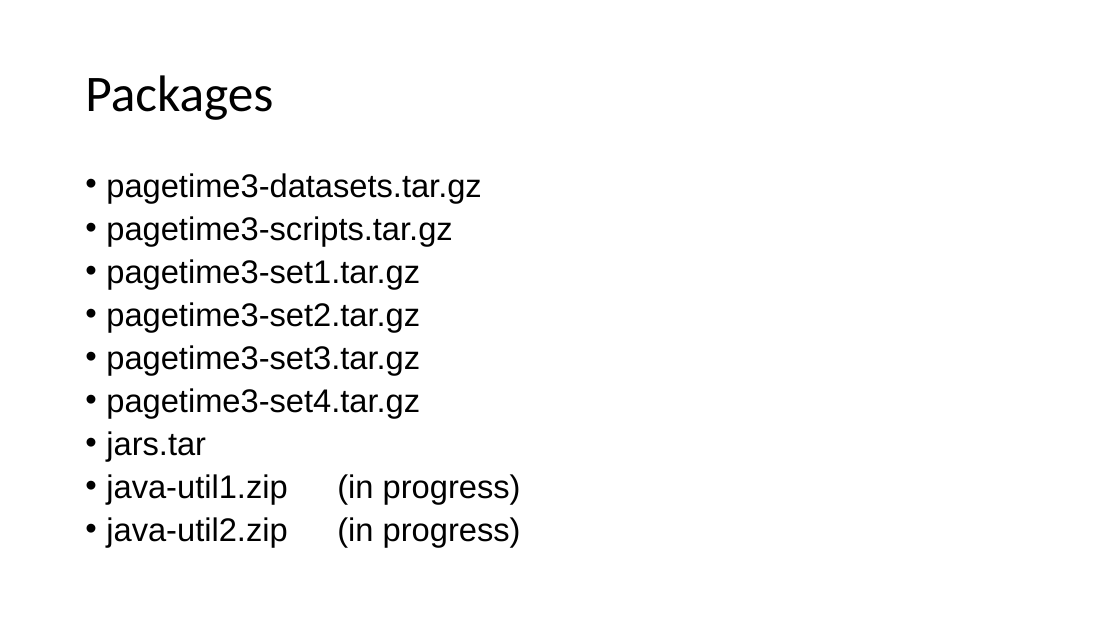
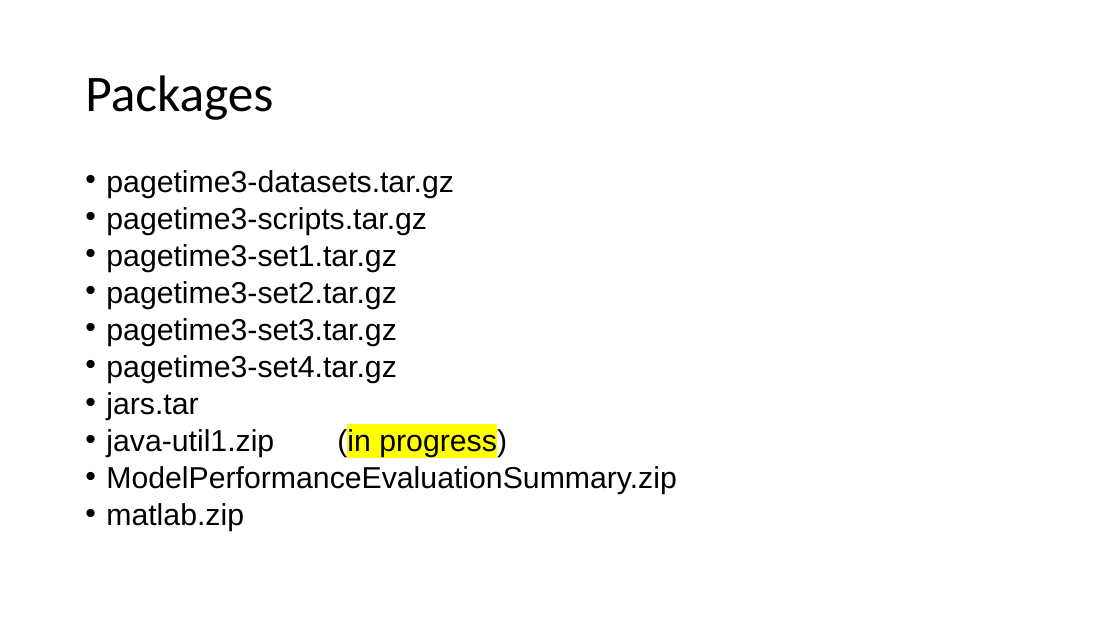
Before and after one commit to raghuramakrishnan71/predmodelswebpage, a slide deck: slide 28 of Performance Evaluation of MLT in Web Page Load Time Prediction - Datasets and Scripts.pptx. Drawn at 1120x630 pixels with LibreOffice and Linux fonts; fonts in the diff are those of the drawing. Boxes give left, top, right and bottom in pixels: in the first picture for what was removed or moved away, otherwise in the second. Text is boxed around its words. In the diff, an @@ line names an element or a change of style, - is before the commit and + after.

```diff
--- a/Performance Evaluation of MLT in Web Page Load Time Prediction - Datasets and Scripts.pptx
+++ b/Performance Evaluation of MLT in Web Page Load Time Prediction - Datasets and Scripts.pptx
@@ text at [106,170,507,457]: size 28 to 25.9 pt in "pagetime3-datasets.tar.gz", "pagetime3-scripts.tar.gz", "pagetime3-set1.tar.gz", "pagetime3-set2.tar.gz" and 4 more places; highlight none to #FFFF00 in "(in progress)"; line spacing 0.8 to 0.7 @@
@@ text at [106,466,676,532]: text changed; size 28 to 25.9 pt @@
-• java-util2.zip (in progress)
+• ModelPerformanceEvaluationSummary.zip
+• matlab.zip
```
Also in this commit, not shown: 4 other slides changed.
